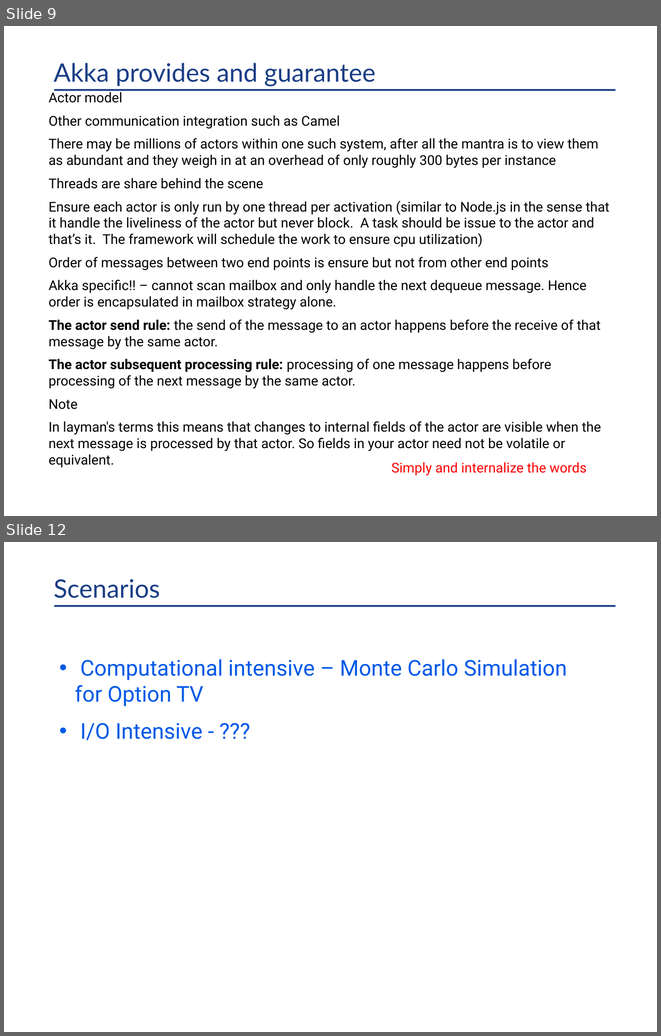
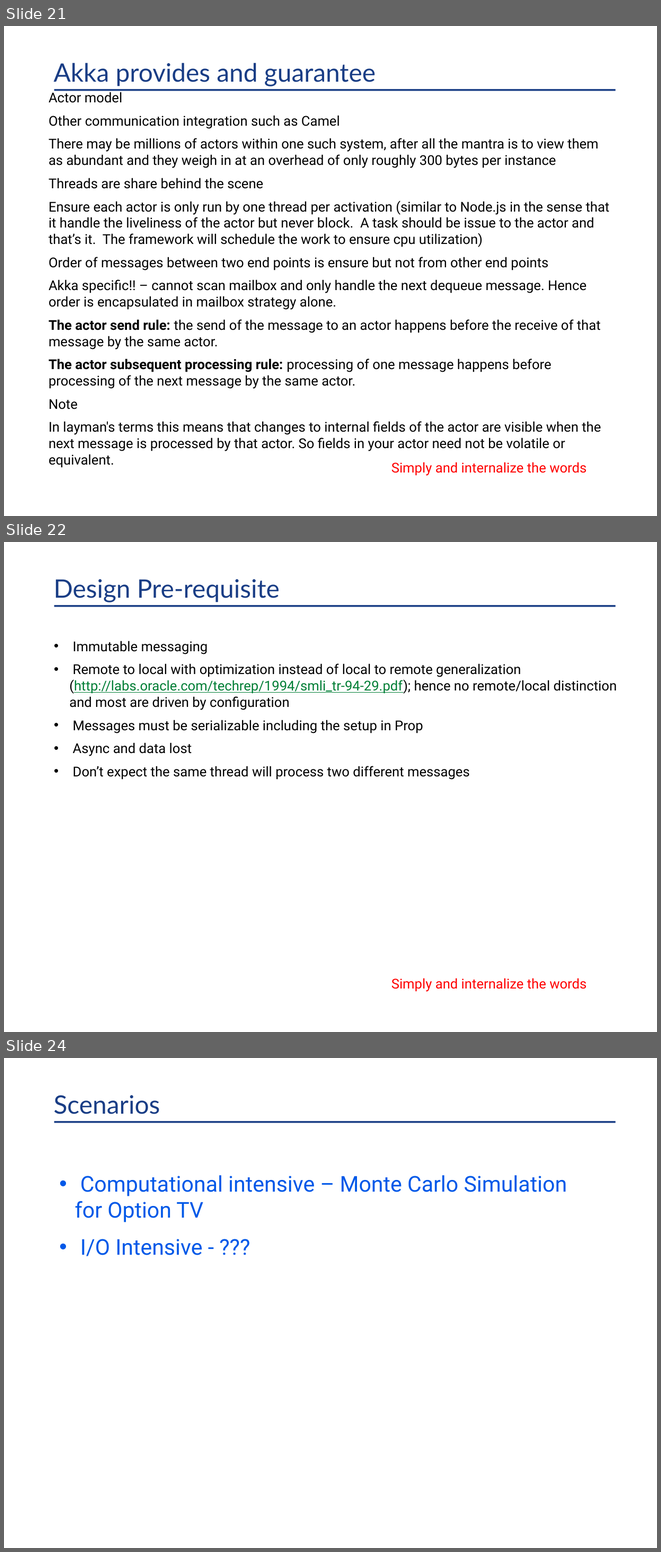
Before and after one commit to kangbiu/akka-tutorial-first-java, a slide deck: docs/In Memory Data Grid Discussion.pptx. Shown one above the other, each under a label of ours: slides 9 and 12 before the commit, slides 21, 22 and 24 after it; the slides between them are not shown. The pictures are 661x1036 and 661x1552 pixels, drawn with LibreOffice and Linux fonts; fonts in the diff are those of the drawing; background and template pictures are left out. Boxes give left, top, right and bottom in pixels: in the first picture for what was removed or moved away, otherwise in the second. Text is boxed around its words. In the diff, an @@ line names an element or a change of style, - is before the commit and + after.

```diff
--- a/docs/In Memory Data Grid Discussion.pptx
+++ b/docs/In Memory Data Grid Discussion.pptx
@@ slide 22 added at bbox=[4, 542, 657, 1032], background #FFFFFF; not listed: 1 template element that a slide beside it also shows @@
@@ title added at bbox=[54, 579, 280, 602], 28 pt, text #193D85 @@
+Design Pre-requisite
@@ text added at bbox=[69, 641, 617, 779], 15 pt, text #000000 @@
+• Immutable messaging
+• Remote to local with optimization instead of local to remote generalization (http://labs.oracle.com/techrep/1994/smli_tr-94-29.pdf); hence no remote/local distinction and most are driven by configuration
+• Messages must be serializable including the setup in Prop
+• Async and data lost
+• Don’t expect the same thread will process two different messages
@@ text added at bbox=[391, 978, 586, 991], 15 pt, text #FF0000 @@
+Simply and internalize the words
@@ what was slide 9 is now slide 21 @@
@@ what was slide 12 is now slide 24 @@
```
Also in this commit, not shown: 11 other slides added.
